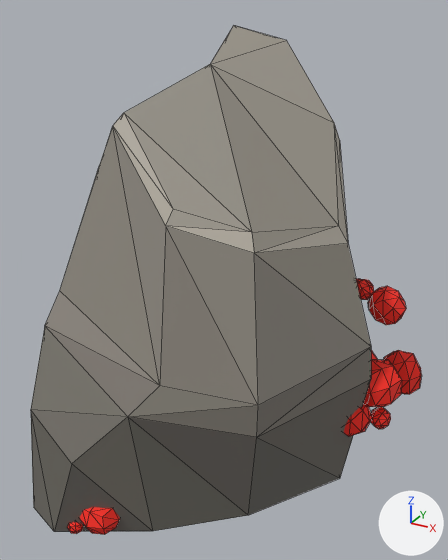
A saved change to the glTF model client/assets/eigene/r32_rohstoffe.glb.
Camera for both pictures: a 50 mm camera at (0.706, -1.14, 1.036) aimed at (0.069, 0.017, 0.457). Every picture has the same lights, and +X, +Y and +Z are marked at lower right. The first picture is the older version. Mesh edges are drawn as thin lines. Vertices at exactly the same position are counted once.

The scene before the commit, as lines of its bpy script (objects in view):
```python
me_eisenerz = bpy.data.meshes.new('eisenerz')
me_eisenerz.from_pydata(...)  # 650 vertices, 1200 faces; spans x -0.5..0.5, y -0.424..0.424, z 0.0..0.454
me_eisenerz.materials.append(mat_vertexfarbe)
me_stein = bpy.data.meshes.new('stein')
me_stein.from_pydata(...)  # 61 vertices, 106 faces; spans x -0.43..0.43, y -0.43..0.43, z 0.0..1.0
me_stein.materials.append(mat_vertexfarbe)
ob_eisenerz = bpy.data.objects.new('eisenerz', me_eisenerz)
ob_eisenerz.location = (0.0, 0.0, 0.0)
ob_stein = bpy.data.objects.new('stein', me_stein)
ob_stein.location = (0.0, 0.0, 0.0)
```
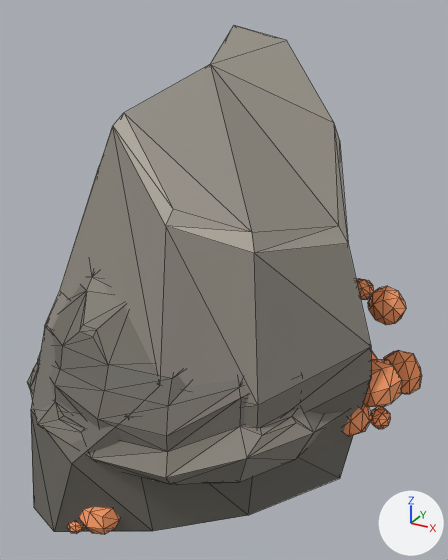
Where the change shows, as pixel boxes [x1, y1, x2, y2] in the pictures (448 x 560 px):
'eisenerz', reshaped (mostly hidden before)
    before: [67, 279, 422, 534]
    after: [27, 266, 422, 534]
part 1 of me_eisenerz, added
    after: [27, 266, 347, 484]
part 2 of me_eisenerz, recoloured
    both: [67, 279, 422, 534]

What changed in the scene script:
```text
Change me_eisenerz:
    used by ob_eisenerz; location = (0.0, 0.0, 0.0)
    remove me_eisenerz.from_pydata(...)  # 650 vertices, 1200 faces; spans x -0.5..0.5, y -0.424..0.424, z 0.0..0.454
    add me_eisenerz.from_pydata(...)  # 882 vertices, 1660 faces; spans x -0.5..0.5, y -0.424..0.424, z 0.0..0.689
    me_eisenerz part 1: a new loose piece of 232 vertices spanning x -0.4..0.4, y -0.396..0.396, z 0.0..0.689, in mat_vertexfarbe
    me_eisenerz part 2: 1200 kept faces spanning x -0.5..0.5, y -0.424..0.424, z 0.0..0.454 get new vertex colours; the middle colour goes from red #ff2a1c to orange #ff9e66
```
